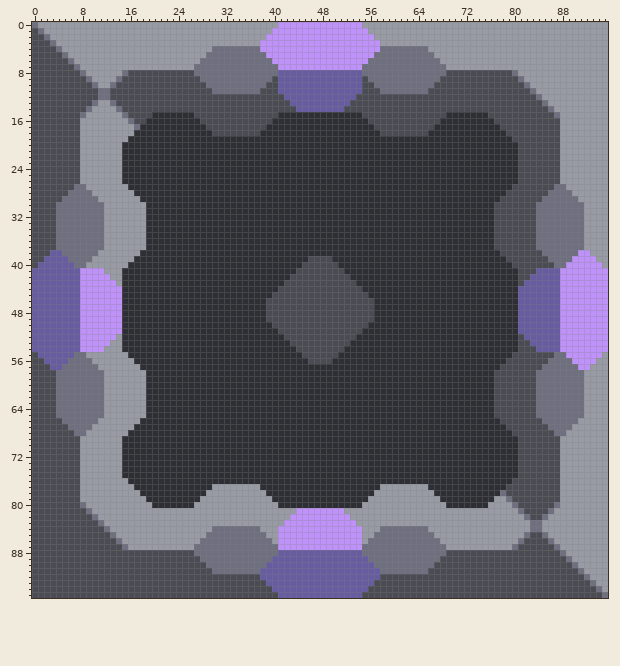
A sprite sheet gets an edit: core/assets-raw/sprites/blocks/units/ship-refabricator.png. That is the earlier state.
The file is 96x96 pixels.
The result:
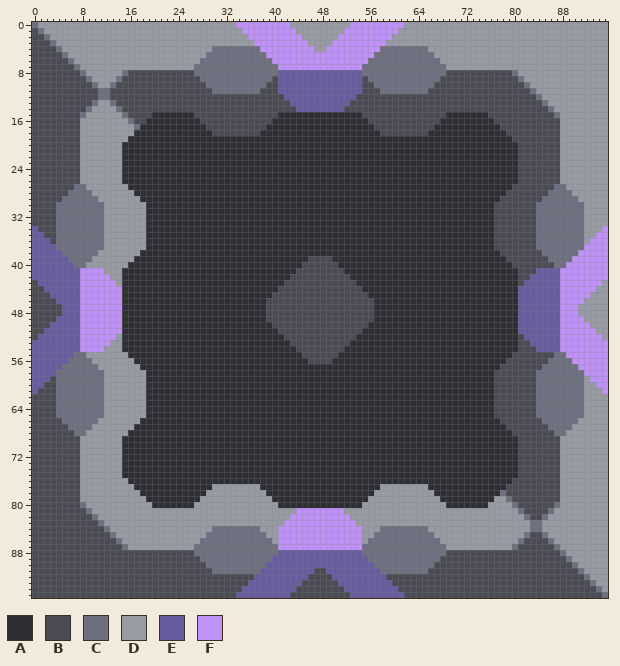
Palette (. is transparent): A #2e2f34  B #4a4b53  C #6e7080  D #989aa4  E #665c9f  F #bf92f9
Edits made:
Changed rows in their new state; - is an unchanged pixel.
first column x 34:
 0 FFFFFFF--DDDDDDDDDD--FFFFFFF
 1 -FFFFF----DDDDDDDD----FFFFF-
 2 --FFF------DDDDDD------FFF--
 3 ---F--------DDDD--------F---
 4 -------------DD-------------
first column x 0:
34 E----------------------------------------------------------------------------------------------F
35 EE--------------------------------------------------------------------------------------------FF
36 EEE------------------------------------------------------------------------------------------FFF
37 EEEE----------------------------------------------------------------------------------------FFFF
38 EEE------------------------------------------------------------------------------------------FFF
39 EE--------------------------------------------------------------------------------------------FF
40 E----------------------------------------------------------------------------------------------F
43 B----------------------------------------------------------------------------------------------D
44 BB--------------------------------------------------------------------------------------------DD
45 BBB------------------------------------------------------------------------------------------DDD
46 BBBB----------------------------------------------------------------------------------------DDDD
47 BBBBB--------------------------------------------------------------------------------------DDDDD
48 BBBBB--------------------------------------------------------------------------------------DDDDD
49 BBBB----------------------------------------------------------------------------------------DDDD
50 BBB------------------------------------------------------------------------------------------DDD
51 BB--------------------------------------------------------------------------------------------DD
52 B----------------------------------------------------------------------------------------------D
55 E----------------------------------------------------------------------------------------------F
56 EE--------------------------------------------------------------------------------------------FF
57 EEE------------------------------------------------------------------------------------------FFF
58 EEEE----------------------------------------------------------------------------------------FFFF
59 EEE------------------------------------------------------------------------------------------FFF
60 EE--------------------------------------------------------------------------------------------FF
61 E----------------------------------------------------------------------------------------------F
first column x 34:
91 -------------BB-------------
92 ---E--------BBBB--------E---
93 --EEE------BBBBBB------EEE--
94 -EEEEE----BBBBBBBB----EEEEE-
95 EEEEEEE--BBBBBBBBBB--EEEEEEE
Where, in picture pixels (left, top, right, bottom), the same in both pictures:
changed: (236, 22, 404, 52)
changed: (32, 226, 62, 394)
changed: (578, 226, 608, 394)
changed: (236, 568, 404, 598)
